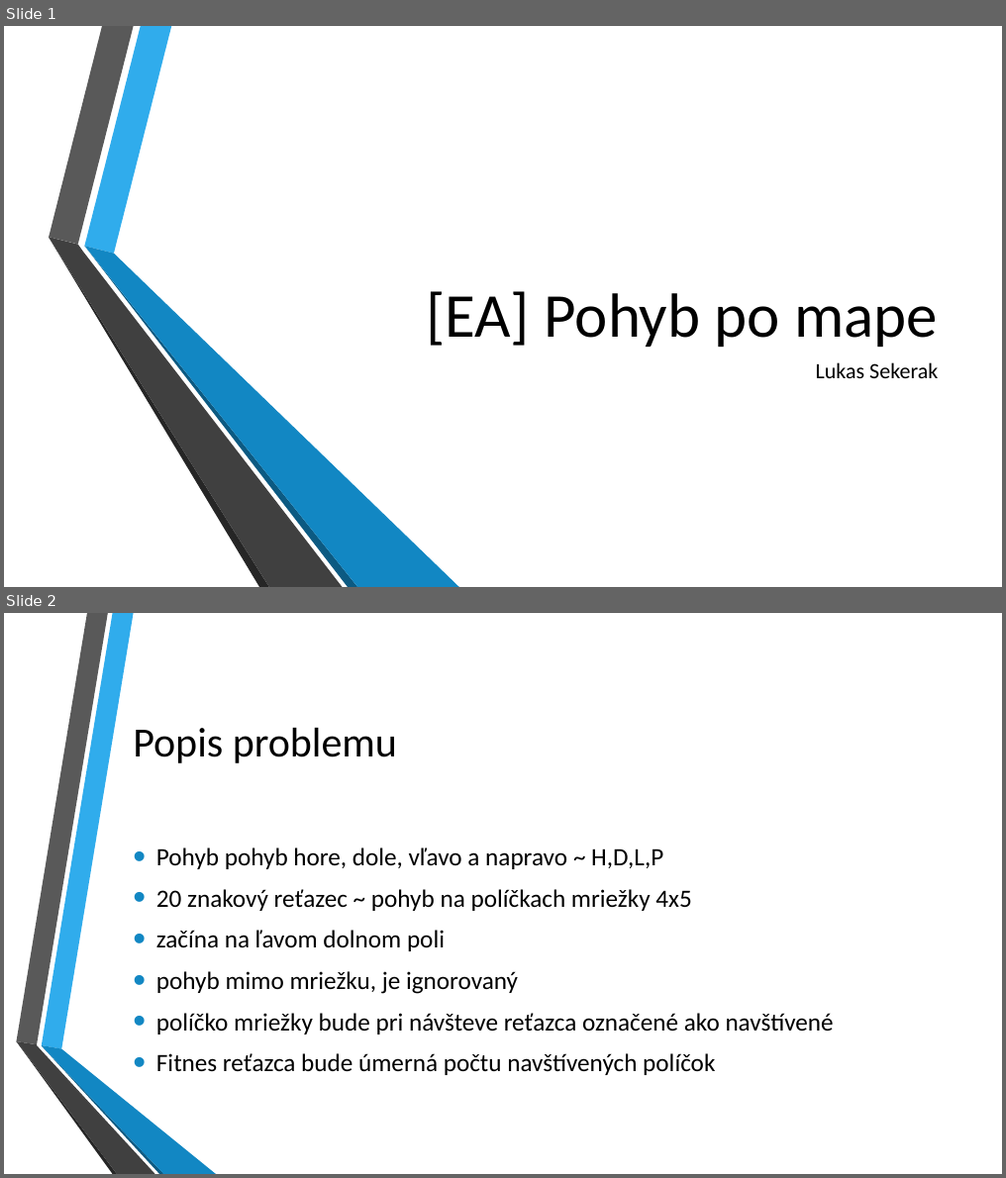
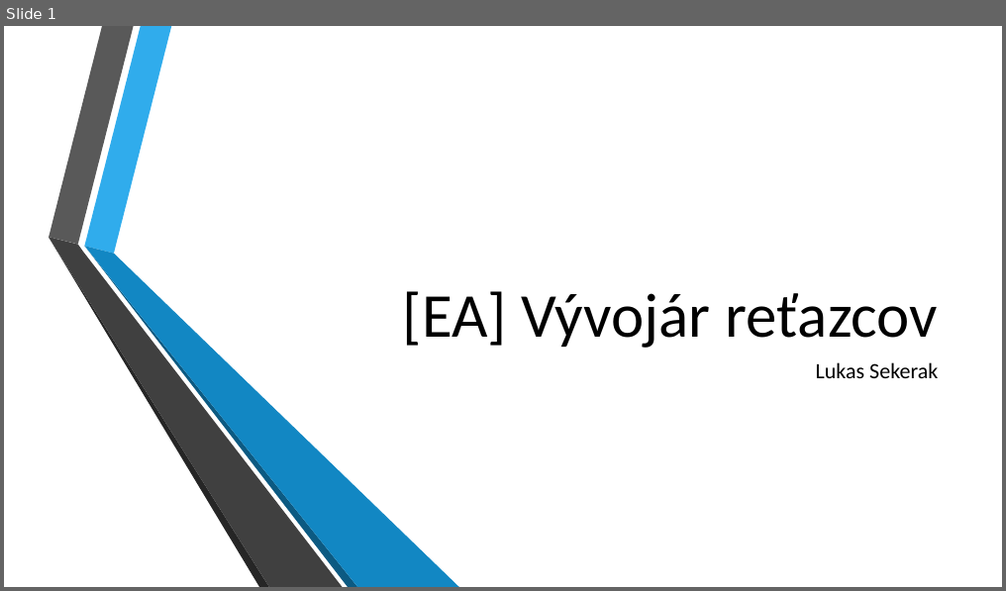
Before and after one commit to sekys/fiit-evo.turnaj, a slide deck: prezentacia.pptx. Shown one above the other, each under a label of ours: slides 1 and 2 before the commit, slide 1 after it. The pictures are 1006x1178 and 1006x591 pixels, drawn with LibreOffice and Linux fonts; fonts in the diff are those of the drawing; background and template pictures are left out. Boxes give left, top, right and bottom in pixels: in the first picture for what was removed or moved away, otherwise in the second. Text is boxed around its words. In the diff, an @@ line names an element or a change of style, - is before the commit and + after.

Commit message:
Zachyteny vyvoj fitness v cez grafy.

```diff
--- a/prezentacia.pptx
+++ b/prezentacia.pptx
@@ slide 2 removed at bbox=[4, 613, 1002, 1174], background picture (left out) @@
@@ title removed at bbox=[133, 728, 397, 763] @@
-Popis problemu
@@ text removed at bbox=[156, 848, 834, 1075] @@
-• Pohyb pohyb hore, dole, vľavo a napravo ~ H,D,L,P
-• 20 znakový reťazec ~ pohyb na políčkach mriežky 4x5
-• začína na ľavom dolnom poli
-• pohyb mimo mriežku, je ignorovaný
-• políčko mriežky bude pri návšteve reťazca označené ako navštívené
-• Fitnes reťazca bude úmerná počtu navštívených políčok
@@ group removed at bbox=[16, 613, 216, 1174]: 6 freeform shapes @@
@@ slide 1 changed as well @@
@@ title at bbox=[403, 291, 938, 348]: text changed @@
-[EA] Pohyb po mape
+[EA] Vývojár reťazcov
```
Also in this commit, not shown: 1 other slide changed, 4 slides added, 2 other slides removed, 9 other files.
